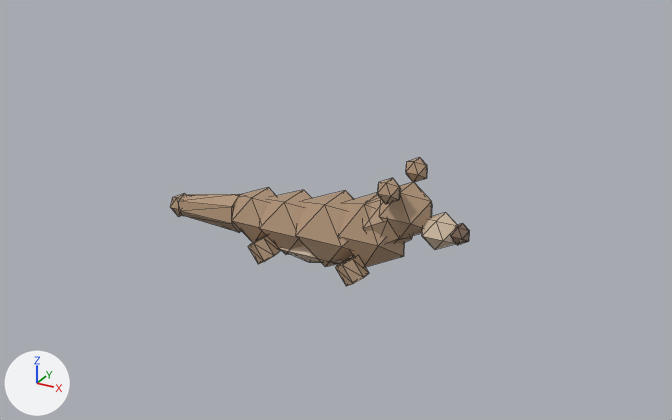
Two versions of the glTF model public/studio/v2.15.0/d_otter/model.glb, one commit apart.
The view is the same before and after, from a 50 mm lens placed at (6.49, -11.24, 6.55), pointed at (0.18, 0.24, 0.81). Arrows for +X, +Y and +Z are at lower left; the lights stay in place. The picture after the commit comes second. Mesh edges are drawn as thin lines. Where no turn or scale is listed for an object, it has been applied to the vertices.

The scene before the commit, as lines of its bpy script (objects in view):
```python
ob_part0 = bpy.data.objects.new('part0', me_geometry_0)
ob_part0.location = (0.0, 0.0, 0.0)
ob_part11 = bpy.data.objects.new('part11', me_geometry_11)
ob_part11.location = (0.0, 0.0, 0.0)
ob_part2 = bpy.data.objects.new('part2', me_geometry_2)
ob_part2.location = (0.0, 0.0, 0.0)
ob_part3 = bpy.data.objects.new('part3', me_geometry_3)
ob_part3.location = (0.0, 0.0, 0.0)
ob_part4 = bpy.data.objects.new('part4', me_geometry_4)
ob_part4.location = (0.0, 0.0, 0.0)
ob_part5 = bpy.data.objects.new('part5', me_geometry_5)
ob_part5.location = (0.0, 0.0, 0.0)
ob_part6 = bpy.data.objects.new('part6', me_geometry_6)
ob_part6.location = (0.0, 0.0, 0.0)
ob_part7 = bpy.data.objects.new('part7', me_geometry_7)
ob_part7.location = (0.0, 0.0, 0.0)
ob_part9 = bpy.data.objects.new('part9', me_geometry_9)
ob_part9.location = (0.0, 0.0, 0.0)
# also in view: 'part1' at (0.3, 0.0, 0.62); 'part14' at (0.8, -0.42, 0.22)
```
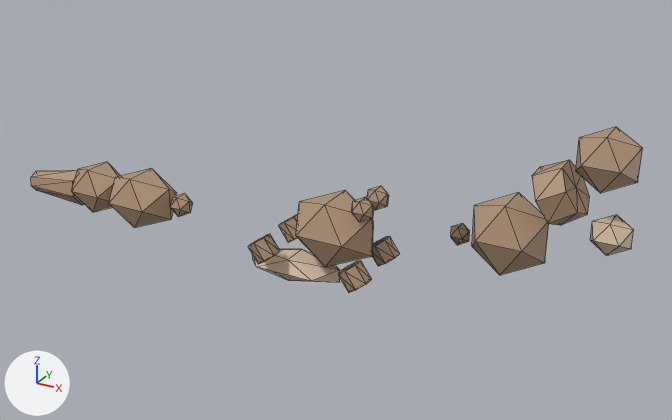
Edits to the bpy script that builds the scene:
```text
Change me_geometry_0:
    remove me_geometry_0.from_pydata(...)  # 12 vertices, 20 faces; spans x 0.393..1.447, y -0.442..0.442, z 0.23..1.25
    add me_geometry_0.from_pydata(...)  # 12 vertices, 20 faces; spans x 2.482..3.536, y -0.442..0.442, z 0.634..1.655
    me_geometry_0 part 1: the whole mesh is moved by (2.089, 0.0, 0.404)
Change me_geometry_2:
    remove me_geometry_2.from_pydata(...)  # 12 vertices, 20 faces; spans x -0.998..0.158, y -0.459..0.459, z 0.128..1.012
    add me_geometry_2.from_pydata(...)  # 12 vertices, 20 faces; spans x -4.015..-2.858, y -0.459..0.459, z -0.082..0.803
    me_geometry_2 part 2: the whole mesh is moved by (-3.016, 0.0, -0.209)
Change me_geometry_3:
    remove me_geometry_3.from_pydata(...)  # 12 vertices, 20 faces; spans x -1.516..-0.564, y -0.391..0.391, z 0.159..0.941
    add me_geometry_3.from_pydata(...)  # 12 vertices, 20 faces; spans x -4.872..-3.919, y -0.391..0.391, z -0.017..0.766
    me_geometry_3 part 3: the whole mesh is moved by (-3.355, 0.0, -0.175)
Change me_geometry_4:
    remove me_geometry_4.from_pydata(...)  # 12 vertices, 20 faces; spans x -0.86..0.76, y -0.35..0.35, z 0.06..0.42
    add me_geometry_4.from_pydata(...)  # 12 vertices, 20 faces; spans x -1.24..0.38, y -0.35..0.35, z -0.35..0.01
    me_geometry_4 part 4: the whole mesh is moved by (-0.38, 0.0, -0.41)
Change me_geometry_5:
    remove me_geometry_5.from_pydata(...)  # 16 vertices, 28 faces; spans x 0.836..1.565, y -0.409..0.409, z 0.493..1.359
    add me_geometry_5.from_pydata(...)  # 16 vertices, 28 faces; spans x 3.3..4.028, y -0.409..0.409, z 1.419..2.285
    me_geometry_5 part 5: the whole mesh is moved by (2.464, 0.0, 0.926)
Change me_geometry_6:
    remove me_geometry_6.from_pydata(...)  # 12 vertices, 20 faces; spans x 1.069..1.851, y -0.374..0.374, z 0.794..1.526
    add me_geometry_6.from_pydata(...)  # 12 vertices, 20 faces; spans x 3.81..4.593, y -0.374..0.374, z 2.07..2.802
    me_geometry_6 part 6: the whole mesh is moved by (2.741, 0.0, 1.276)
Change me_geometry_7:
    remove me_geometry_7.from_pydata(...)  # 12 vertices, 20 faces; spans x 1.736..2.264, y -0.281..0.281, z 0.739..1.181
    add me_geometry_7.from_pydata(...)  # 12 vertices, 20 faces; spans x 4.097..4.625, y -0.281..0.281, z 1.211..1.653
    me_geometry_7 part 7: the whole mesh is moved by (2.361, 0.0, 0.472)
Change me_geometry_9:
    remove me_geometry_9.from_pydata(...)  # 12 vertices, 20 faces; spans x 1.238..1.562, y 0.298..0.622, z 1.458..1.782
    add me_geometry_9.from_pydata(...)  # 12 vertices, 20 faces; spans x 0.724..1.047, y 0.083..0.406, z 0.991..1.314
    me_geometry_9 part 8: the whole mesh is moved by (-0.515, -0.215, -0.468)
Change me_geometry_10:
    remove me_geometry_10.from_pydata(...)  # 12 vertices, 20 faces; spans x 1.238..1.562, y -0.622..-0.298, z 1.458..1.782
    add me_geometry_10.from_pydata(...)  # 12 vertices, 20 faces; spans x 0.724..1.047, y -0.406..-0.083, z 0.991..1.314
    me_geometry_10 part 9: the whole mesh is moved by (-0.515, 0.215, -0.468)
Change me_geometry_11:
    remove me_geometry_11.from_pydata(...)  # 16 vertices, 28 faces; spans x -2.566..-1.375, y -0.312..0.312, z 0.233..0.839
    add me_geometry_11.from_pydata(...)  # 16 vertices, 28 faces; spans x -5.918..-4.728, y -0.312..0.312, z 0.015..0.621
    me_geometry_11 part 10: the whole mesh is moved by (-3.353, 0.0, -0.218)
Change me_geometry_14:
    remove me_geometry_14.from_pydata(...)  # 16 vertices, 28 faces; spans x 0.556..1.048, y -0.615..-0.225, z -0.014..0.463
    add me_geometry_14.from_pydata(...)  # 16 vertices, 28 faces; spans x 0.63..1.123, y -0.676..-0.286, z -0.071..0.406
    me_geometry_14 part 11: the whole mesh is moved by (0.074, -0.061, -0.057)
```

What differs and where, as boxes (x1, y1, x2, y2) in the pictures (672 x 420 px):
'part0', moved: before (340, 193, 404, 267); after (472, 193, 549, 275)
'part6', moved: before (379, 182, 432, 238); after (576, 127, 643, 193)
'part2', moved: before (259, 190, 312, 255); after (109, 169, 176, 228)
'part5', moved: before (363, 196, 413, 244); after (532, 160, 590, 225)
'part3', moved: before (232, 187, 276, 243); after (72, 162, 121, 212)
'part11', moved: before (179, 194, 241, 232); after (31, 170, 84, 205)
'part7', moved: before (422, 213, 458, 250); after (590, 215, 634, 256)
'part4', moved: before (278, 245, 343, 263); after (252, 249, 340, 282)
'part10', moved: before (377, 178, 401, 204); after (351, 197, 374, 222)
'part14', moved: before (336, 255, 369, 286); after (338, 261, 371, 293)
'part9', moved: before (406, 158, 427, 182); after (367, 186, 389, 210)
